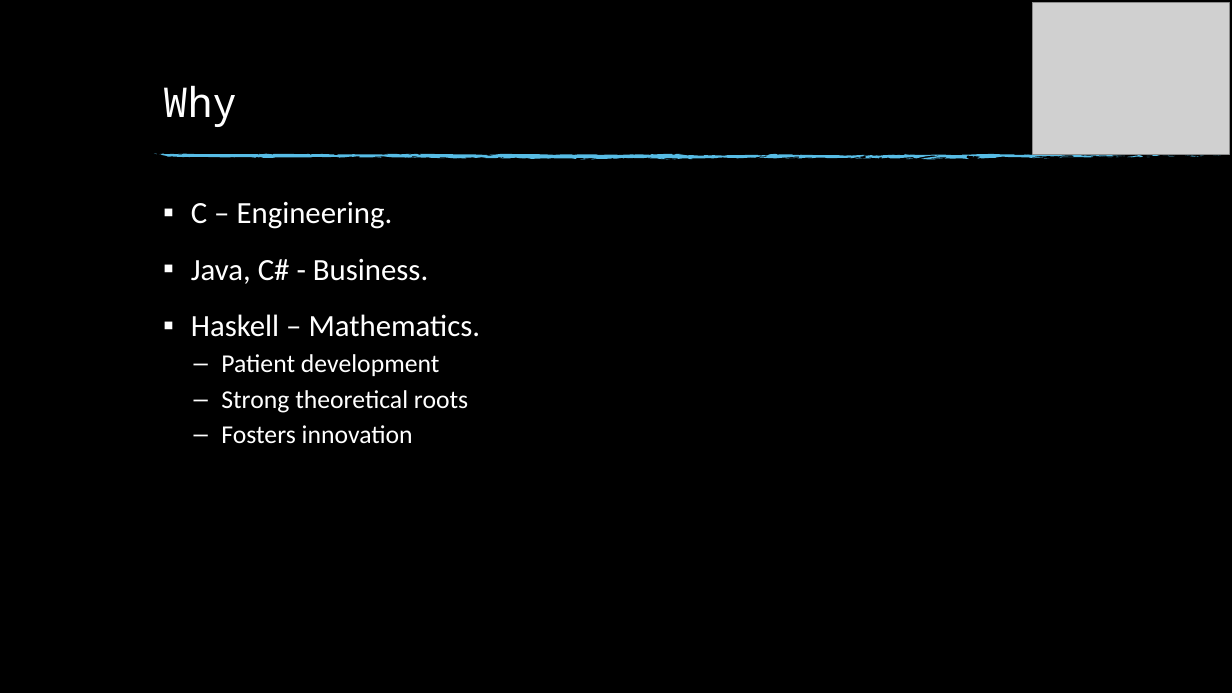
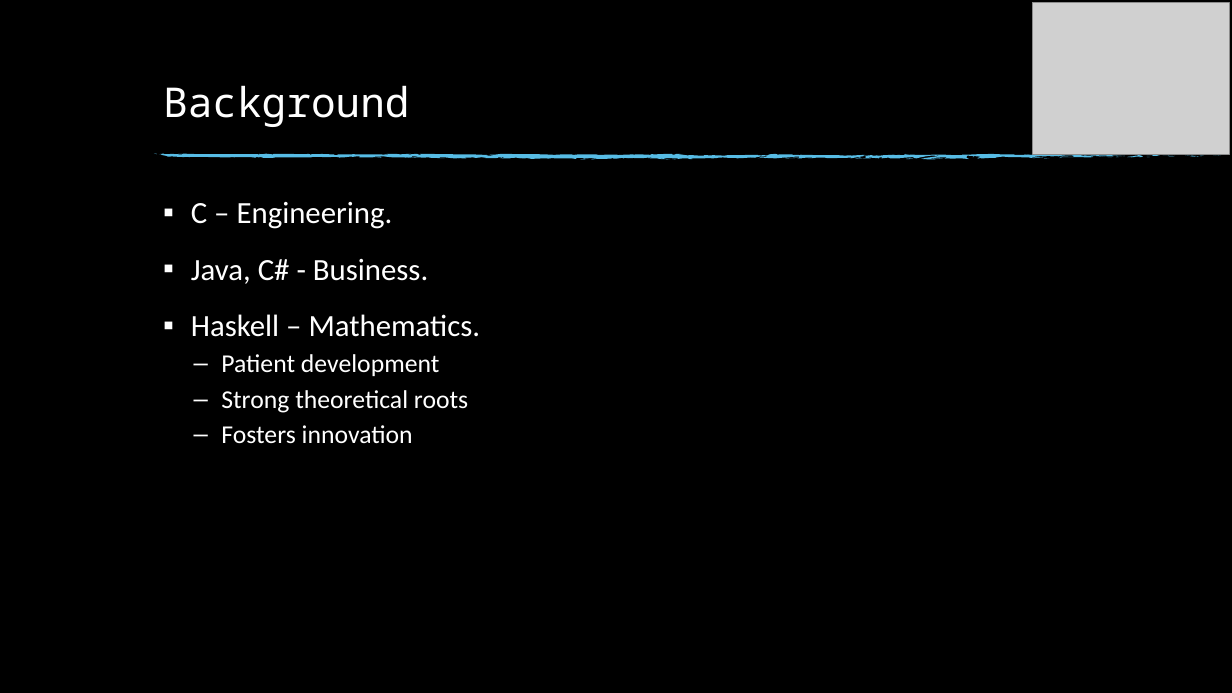
Before and after one commit to anuragjaiswal/haskell-ppt, a slide deck: slide 4 of Haskell.pptx (slide 9 before the commit). Drawn at 1232x693 pixels with LibreOffice and Linux fonts; fonts in the diff are those of the drawing; grey boxes stand for pictures; background and template pictures are left out. Boxes give left, top, right and bottom in pixels: in the first picture for what was removed or moved away, otherwise in the second. Text is boxed around its words. In the diff, an @@ line names an element or a change of style, - is before the commit and + after.

```diff
--- a/Haskell.pptx
+++ b/Haskell.pptx
@@ title at (x1=163, y1=85, x2=409, y2=127): text changed @@
-Why
+Background
```
Also in this commit, not shown: 18 other slides changed, 5 slides added, 3 slides removed, 1 other file.
